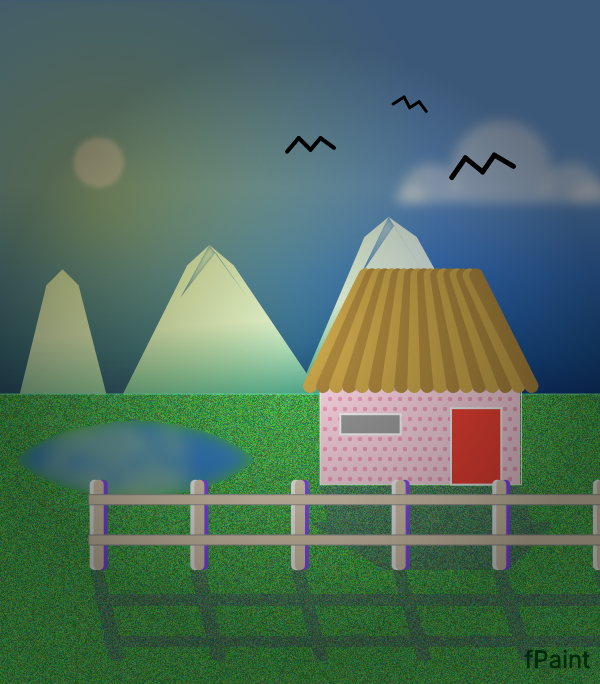
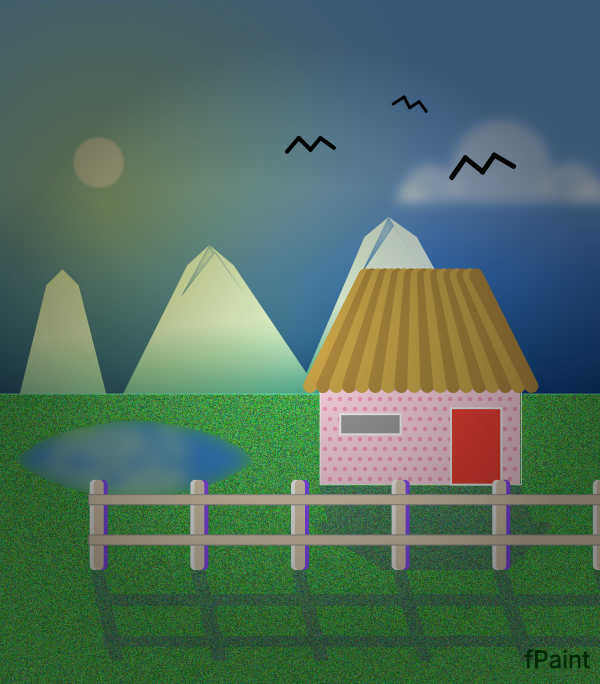
Layered file, before and after one edit (600px x 684px). Changes by layer:
painted on "Land" over [0, 394, 600, 684]
painted on "Sun" over [0, 1, 437, 538]
